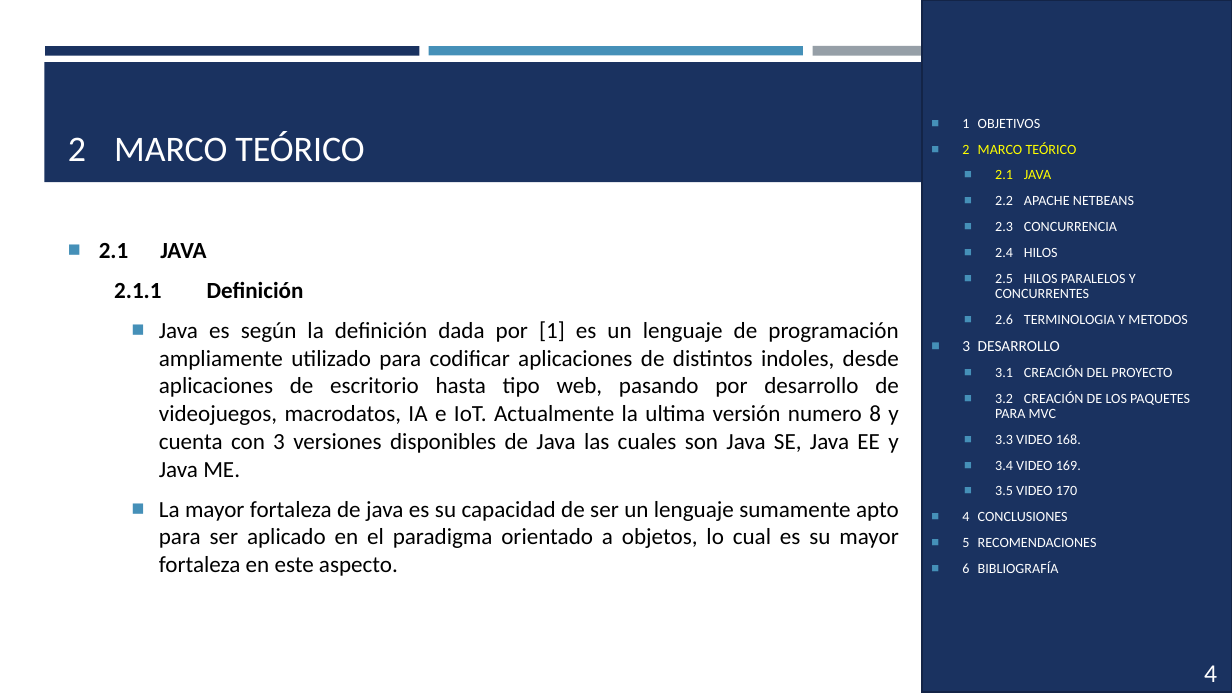
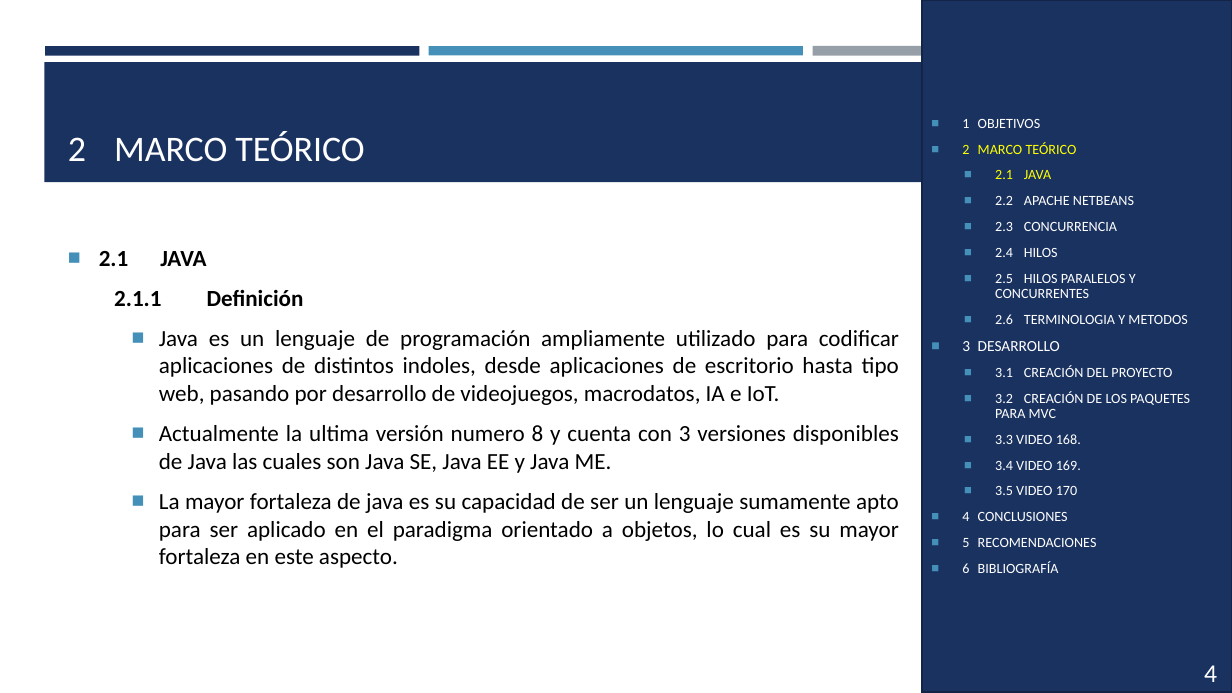
Before and after one commit to andrespallango/Aplicaciones_Distribuidas_Java_DotNET, a slide deck: slide 4 of HilosJava_Grupo2/DOCUMENTACION/HilosJava_168_169_170_Grupo2.pptx. Drawn at 1232x693 pixels with LibreOffice and Linux fonts; fonts in the diff are those of the drawing. Boxes give left, top, right and bottom in pixels: in the first picture for what was removed or moved away, otherwise in the second. Text is boxed around its words. In the diff, an @@ line names an element or a change of style, - is before the commit and + after.

```diff
--- a/HilosJava_Grupo2/DOCUMENTACION/HilosJava_168_169_170_Grupo2.pptx
+++ b/HilosJava_Grupo2/DOCUMENTACION/HilosJava_168_169_170_Grupo2.pptx
@@ text at (x1=159, y1=330, x2=899, y2=473): text changed @@
-    ■ Java es según la definición dada por [1] es un lenguaje de programación ampliamente utilizado para codificar aplicaciones de distintos indoles, desde aplicaciones de escritorio hasta tipo web, pasando por desarrollo de videojuegos, macrodatos, IA e IoT. Actualmente la ultima versión numero 8 y cuenta con 3 versiones disponibles de Java las cuales son Java SE, Java EE y Java ME.
+    ■ Java es un lenguaje de programación ampliamente utilizado para codificar aplicaciones de distintos indoles, desde aplicaciones de escritorio hasta tipo web, pasando por desarrollo de videojuegos, macrodatos, IA e IoT.
+    ■ Actualmente la ultima versión numero 8 y cuenta con 3 versiones disponibles de Java las cuales son Java SE, Java EE y Java ME.
```
Also in this commit, not shown: 17 other slides changed, 1 other file.
